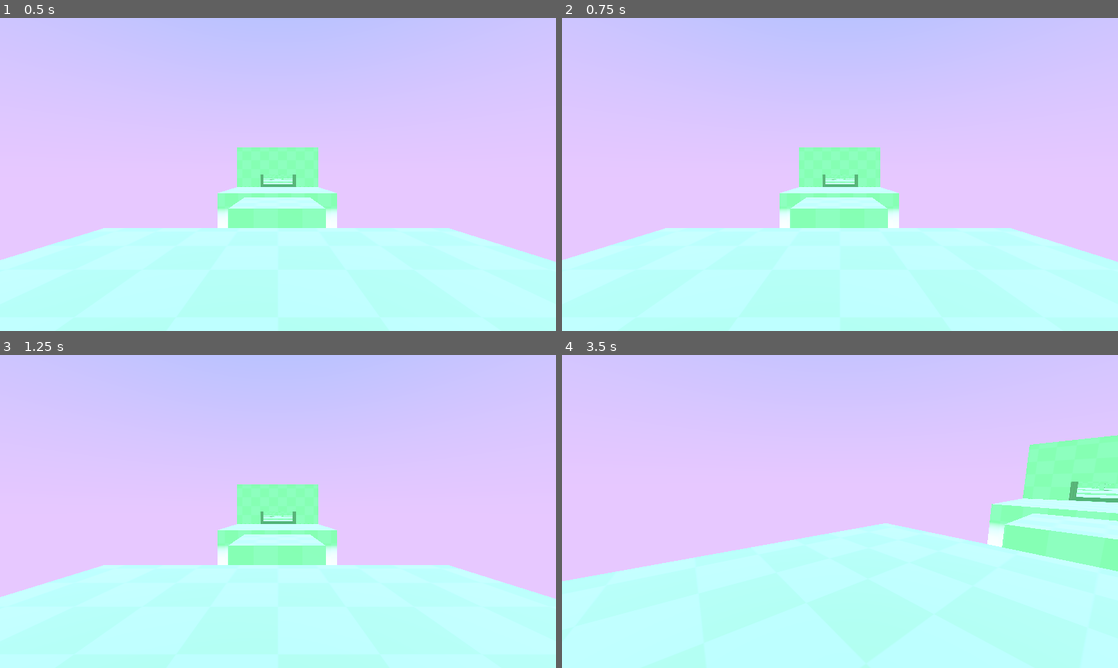
Above: before the commit, frames 1-4 (two rows, left to right).
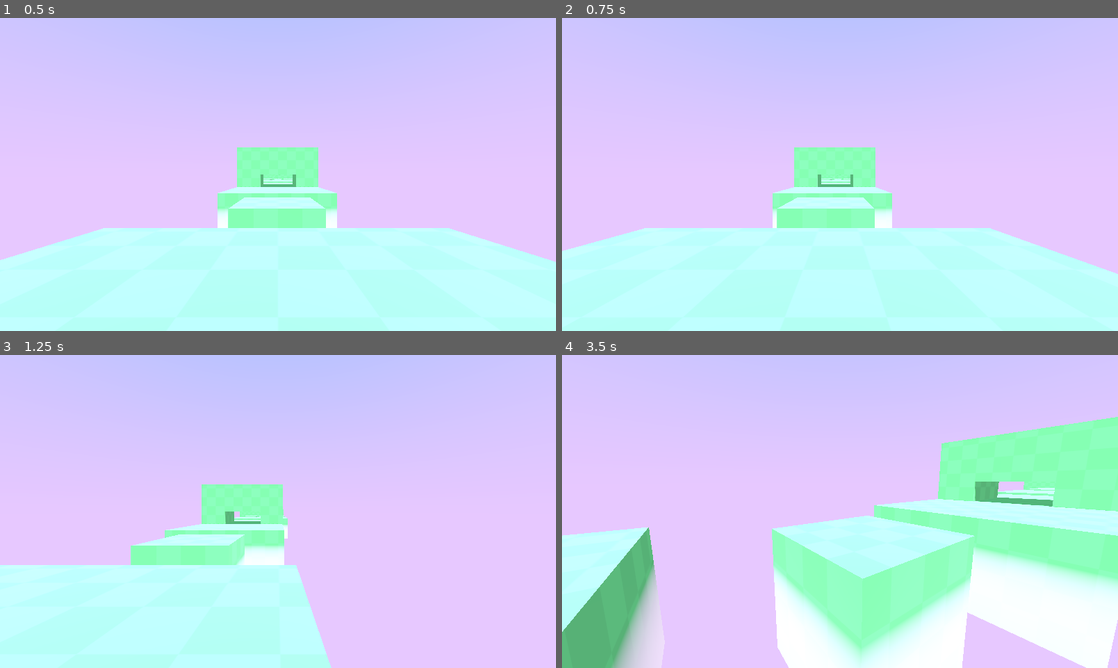
Above: after the commit, the same moments.

Repository: iguessfive/learn-3d-gamedev-from-zero-with-godot-4
Game: Godot game, scene res://game.tscn
Two runs of this game, one before a commit and one after it. Both use one fixed random seed, a clock stepped at 60 frames per second and the inputs below.
Inputs (mouse positions are in pixels of both pictures, inside the frame that each line leads up to):
- Up to frame 1 (0.5 s): no input
- Up to frame 2 (0.75 s): tap Enter at 0.5 s; move the mouse to (962, 158) at 0.52 s; hold D (move_right, bound only after the commit) from 0.53 s (still down); hold Shift (sprint, bound only after the commit) from 0.53 s (still down); click (962, 158) at 0.67 s
- Up to frame 3 (1.25 s): keep holding D (move_right, bound only after the commit); keep holding Shift (sprint, bound only after the commit); tap Space at 0.77 s
- Up to frame 4 (3.5 s): move the mouse to (812, 511) at 1.27 s; release D (move_right, bound only after the commit) at 1.28 s; release Shift (sprint, bound only after the commit) at 1.28 s; hold W (move_up, bound only after the commit) from 1.28 s (still down); tap Shift (sprint, bound only after the commit) at 1.35, 2.85 s; tap Space at 1.52, 3.02 s; move the mouse to (851, 505) at 2.02 s; hold Shift (sprint, bound only after the commit) 2.03-2.78 s; tap Z at 2.1 s; move the mouse to (834, 517) at 2.77 s; click (834, 517) at 2.92 s

Frame 1 is identical in both runs. In frame 2, 2.1% of the frame differs, in the area x 0-100%, y 41-82%; in frame 3, 20%; in frame 4, 44%, in the area x 0-100%, y 19-100%.

Commit message:
completed module 5 lesson 3

Diff:
--- a/M05.turn_on_lights_workbook/lesson/player_fps_controller.gd
+++ b/M05.turn_on_lights_workbook/lesson/player_fps_controller.gd
@@ -2,6 +2,13 @@
 
 @export_range(0.001, 1.0) var mouse_sensitivity := 0.005
 @export_range(0.001, 5.0) var joystick_sensitivity := 2.0
+
+@export_category("Ground Movement")
+@export_range(1.0, 10.0, 0.1) var max_speed_jog := 4.0
+@export_range(1.0, 15.0, 0.1) var max_speed_sprint := 7.0
+@export_range(1.0, 100.0, 0.1) var acceleration_jog := 15.0
+@export_range(1.0, 100.0, 0.1) var acceleration_sprint := 25.0
+@export_range(1.0, 100.0, 0.1) var deceleration := 12.0
 
 @onready var _camera: Camera3D = %Camera3D
 
@@ -10,6 +17,33 @@
 	var look_offset_2d = joystick_look_vector * joystick_sensitivity * delta
 	_rotate_camera_by(look_offset_2d)
 
+func _physics_process(delta: float) -> void:
+	var input_direction_2d := Input.get_vector("move_left", "move_right", "move_up", "move_down")
+	var movement_direction_2d := input_direction_2d.rotated(-1.0 * _camera.rotation.y)
+	var movement_direction_3d := Vector3(movement_direction_2d.x, 0.0, movement_direction_2d.y)
+
+	var player_wants_to_move := movement_direction_2d.length() > 0.1
+
+	var velocity_ground_plane: Vector3 = Vector3(velocity.x, 0.0, velocity.z) # will contain input and stat_movement data
+	var velocity_change: float = 0.0
+
+	if player_wants_to_move:
+		var max_speed := max_speed_jog
+		var acceleration := acceleration_jog
+		if Input.is_action_pressed("sprint"):
+			max_speed = max_speed_sprint
+			acceleration = acceleration_sprint
+
+		velocity_change = acceleration * delta # update velocity data
+		velocity_ground_plane = velocity_ground_plane.move_toward(movement_direction_3d * max_speed, velocity_change)
+	else: # decelerating to stop
+		velocity_change = deceleration * delta
+		velocity_ground_plane = velocity_ground_plane.move_toward(Vector3.ZERO, velocity_change)
+
+	velocity.x = velocity_ground_plane.x
+	velocity.z = velocity_ground_plane.z
+
+	move_and_slide() # remember to call this, if you want the body to update based on velocity
 
 func _unhandled_input(event: InputEvent) -> void:
 	var is_mouse_button := event is InputEventMouseButton
--- a/M05.turn_on_lights_workbook/project.godot
+++ b/M05.turn_on_lights_workbook/project.godot
@@ -24,6 +24,39 @@
 window/size/mode=3
 window/stretch/mode="canvas_items"
 
+[input]
+
+move_left={
+"deadzone": 0.5,
+"events": [Object(InputEventKey,"resource_local_to_scene":false,"resource_name":"","device":-1,"window_id":0,"alt_pressed":false,"shift_pressed":false,"ctrl_pressed":false,"meta_pressed":false,"pressed":false,"keycode":0,"physical_keycode":65,"key_label":0,"unicode":97,"location":0,"echo":false,"script":null)
+, Object(InputEventJoypadMotion,"resource_local_to_scene":false,"resource_name":"","device":-1,"axis":2,"axis_value":-1.0,"script":null)
+]
+}
+move_right={
+"deadzone": 0.5,
+"events": [Object(InputEventKey,"resource_local_to_scene":false,"resource_name":"","device":-1,"window_id":0,"alt_pressed":false,"shift_pressed":false,"ctrl_pressed":false,"meta_pressed":false,"pressed":false,"keycode":0,"physical_keycode":68,"key_label":0,"unicode":100,"location":0,"echo":false,"script":null)
+, Object(InputEventJoypadMotion,"resource_local_to_scene":false,"resource_name":"","device":-1,"axis":2,"axis_value":1.0,"script":null)
+]
+}
+move_up={
+"deadzone": 0.5,
+"events": [Object(InputEventKey,"resource_local_to_scene":false,"resource_name":"","device":-1,"window_id":0,"alt_pressed":false,"shift_pressed":false,"ctrl_pressed":false,"meta_pressed":false,"pressed":false,"keycode":0,"physical_keycode":87,"key_label":0,"unicode":119,"location":0,"echo":false,"script":null)
+, Object(InputEventJoypadMotion,"resource_local_to_scene":false,"resource_name":"","device":-1,"axis":3,"axis_value":-1.0,"script":null)
+]
+}
+move_down={
+"deadzone": 0.5,
+"events": [Object(InputEventKey,"resource_local_to_scene":false,"resource_name":"","device":-1,"window_id":0,"alt_pressed":false,"shift_pressed":false,"ctrl_pressed":false,"meta_pressed":false,"pressed":false,"keycode":0,"physical_keycode":83,"key_label":0,"unicode":115,"location":0,"echo":false,"script":null)
+, Object(InputEventJoypadMotion,"resource_local_to_scene":false,"resource_name":"","device":-1,"axis":3,"axis_value":1.0,"script":null)
+]
+}
+sprint={
+"deadzone": 0.5,
+"events": [Object(InputEventKey,"resource_local_to_scene":false,"resource_name":"","device":-1,"window_id":0,"alt_pressed":false,"shift_pressed":false,"ctrl_pressed":false,"meta_pressed":false,"pressed":false,"keycode":0,"physical_keycode":4194325,"key_label":0,"unicode":0,"location":0,"echo":false,"script":null)
+, Object(InputEventJoypadMotion,"resource_local_to_scene":false,"resource_name":"","device":-1,"axis":5,"axis_value":1.0,"script":null)
+]
+}
+
 [rendering]
 
 renderer/rendering_method="mobile"
Not shown, changed: .DS_Store
